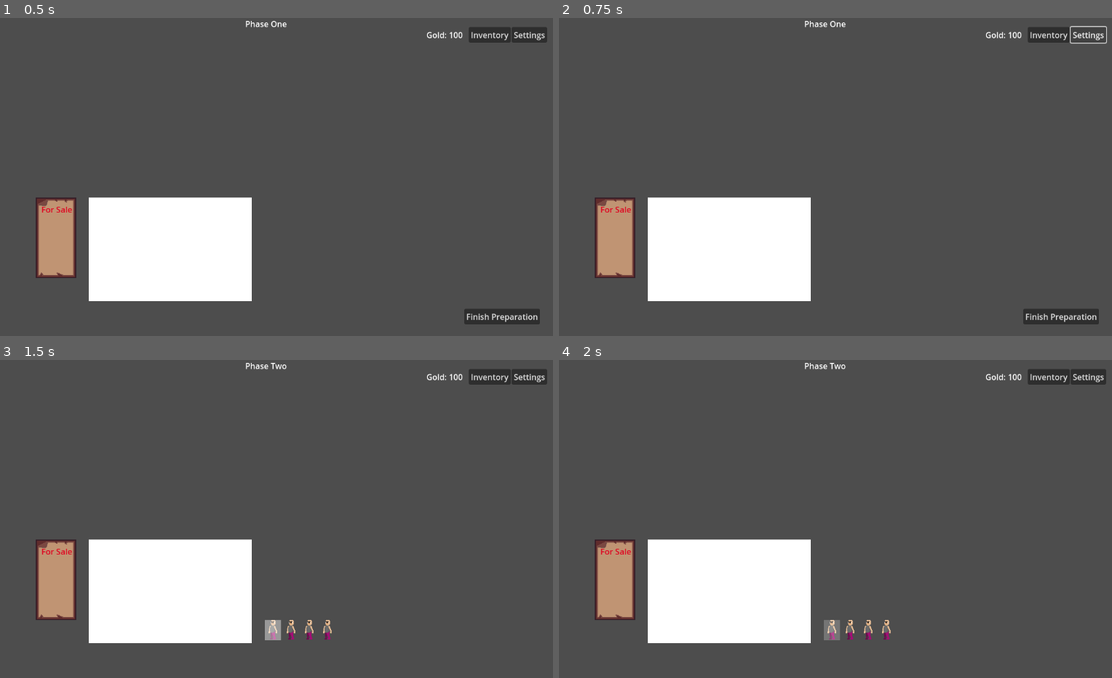
Above: before the commit, frames 1-4 (two rows, left to right).
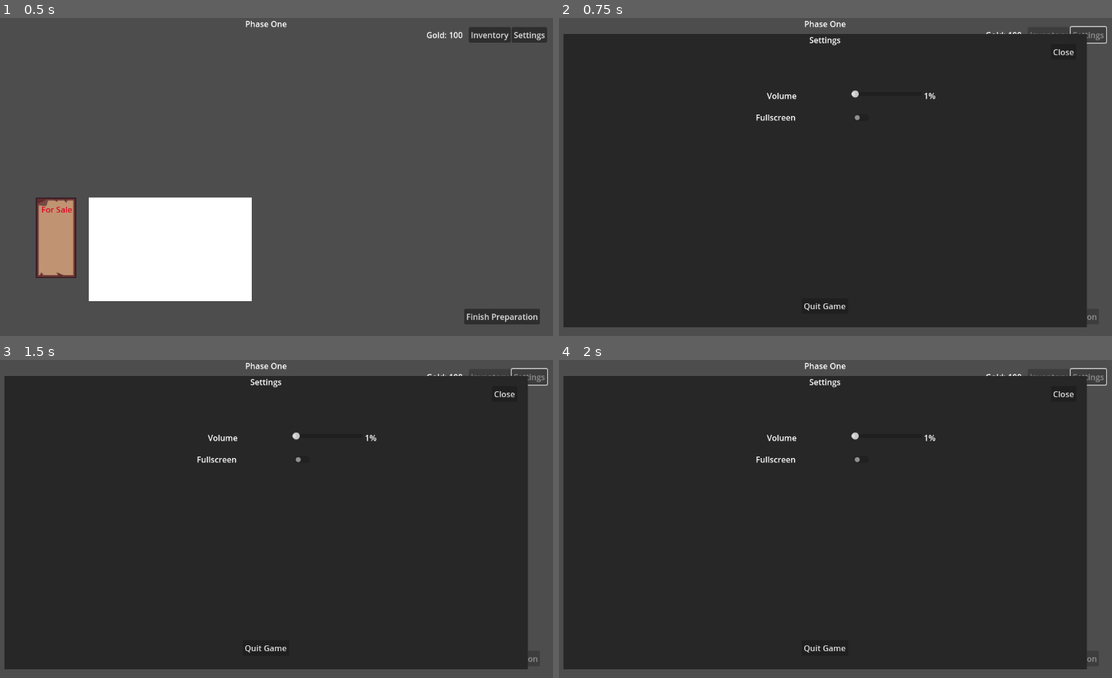
Above: after the commit, the same moments.

Repository: Missingreference/LDJam-58-Game
Game: Godot game, scene res://scenes/game.tscn
Two runs of this game, one before a commit and one after it. Both use one fixed random seed, a clock stepped at 60 frames per second and the inputs below.
Inputs (mouse positions are in pixels of both pictures, inside the frame that each line leads up to):
- Up to frame 1 (0.5 s): no input
- Up to frame 2 (0.75 s): click "Settings" at 0.5 s
- Up to frame 3 (1.5 s): click (503, 658) at 1.25 s, where only the run before the commit has a clickable "Finish Preparation"
- Up to frame 4 (2 s): no input

Frame 1 is identical in both runs. In frame 2, 86% of the frame differs, in the area x 0-99%, y 4-98%; in frame 3, 87%, in the area x 0-100%, y 0-98%; in frame 4, 87%.

Commit message:
Implement Settings and GamePopupMenu
-Moved Settings script to correct folder
-Renamed Settings.exited to closed

Diff:
--- a/scenes/game.tscn
+++ b/scenes/game.tscn
@@ -94,4 +94,4 @@
 position = Vector2(574, 517)
 
 [connection signal="pressed" from="InventoryButton" to="." method="_inventory_button_pressed"]
-[connection signal="pressed" from="SettingsButton" to="." method="_SettingsButtonPressed"]
+[connection signal="pressed" from="SettingsButton" to="." method="_settings_button_pressed"]
--- /dev/null
+++ b/scenes/popup_menu.tscn
@@ -0,0 +1,74 @@
+[gd_scene load_steps=2 format=3 uid="uid://npnl2hmblkin"]
+
+[ext_resource type="Script" uid="uid://44k18tpo0r5x" path="res://scripts/game_popup_menu.gd" id="1_1s2af"]
+
+[node name="PopupMenu" type="Control"]
+layout_mode = 3
+anchors_preset = 15
+anchor_right = 1.0
+anchor_bottom = 1.0
+grow_horizontal = 2
+grow_vertical = 2
+script = ExtResource("1_1s2af")
+
+[node name="ColorRect" type="ColorRect" parent="."]
+layout_mode = 0
+offset_left = 397.0
+offset_top = 160.0
+offset_right = 687.0
+offset_bottom = 355.0
+color = Color(0.19793725, 0.19793722, 0.19793722, 1)
+
+[node name="Title" type="Label" parent="ColorRect"]
+layout_mode = 1
+anchors_preset = 5
+anchor_left = 0.5
+anchor_right = 0.5
+offset_left = -22.5
+offset_right = 22.5
+offset_bottom = 23.0
+grow_horizontal = 2
+text = "[Title]"
+
+[node name="Message" type="Label" parent="ColorRect"]
+layout_mode = 1
+anchors_preset = 8
+anchor_left = 0.5
+anchor_top = 0.5
+anchor_right = 0.5
+anchor_bottom = 0.5
+offset_left = -21.0
+offset_top = -32.5
+offset_right = 24.0
+offset_bottom = -9.5
+grow_horizontal = 2
+grow_vertical = 2
+theme_override_font_sizes/font_size = 12
+text = "[Message]"
+
+[node name="ConfirmButton" type="Button" parent="ColorRect"]
+layout_mode = 1
+anchors_preset = 2
+anchor_top = 1.0
+anchor_bottom = 1.0
+offset_left = 31.0
+offset_top = -64.0
+offset_right = 102.0
+offset_bottom = -33.0
+grow_vertical = 0
+text = "Confirm"
+
+[node name="CancelButton" type="Button" parent="ColorRect"]
+layout_mode = 1
+anchors_preset = 3
+anchor_left = 1.0
+anchor_top = 1.0
+anchor_right = 1.0
+anchor_bottom = 1.0
+offset_left = -91.0
+offset_top = -64.0
+offset_right = -31.0
+offset_bottom = -33.0
+grow_horizontal = 0
+grow_vertical = 0
+text = "Cancel"
--- a/scenes/settings_menu.gd
+++ /dev/null
@@ -1,8 +0,0 @@
-class_name SettingsMenu
-extends Control
-
-signal exited
-
-func _ready() -> void:
-
-    pass
--- a/scenes/settings_menu.tscn
+++ b/scenes/settings_menu.tscn
@@ -1,6 +1,8 @@
-[gd_scene load_steps=2 format=3 uid="uid://delan87hbwk6k"]
+[gd_scene load_steps=3 format=3 uid="uid://delan87hbwk6k"]
 
-[ext_resource type="Script" uid="uid://663vaucrfb4d" path="res://scenes/settings_menu.gd" id="1_05p07"]
+[ext_resource type="Script" uid="uid://663vaucrfb4d" path="res://settings_menu.gd" id="1_05p07"]
+
+[sub_resource type="StyleBoxEmpty" id="StyleBoxEmpty_05p07"]
 
 [node name="SettingsMenu" type="Control"]
 layout_mode = 3
@@ -26,53 +28,62 @@
 layout_mode = 1
 anchors_preset = -1
 anchor_left = 0.15
-anchor_top = 0.075
+anchor_top = 0.19
 anchor_right = 0.85
 anchor_bottom = 0.88500005
+offset_left = 0.87997437
+offset_top = -0.20799255
+offset_right = 0.87994385
+offset_bottom = -0.20800781
 grow_horizontal = 2
 grow_vertical = 2
+theme_override_constants/separation = 20
 
 [node name="VolumeContainer" type="HBoxContainer" parent="ColorRect/VBoxContainer"]
 layout_mode = 2
 alignment = 1
 
 [node name="Label" type="Label" parent="ColorRect/VBoxContainer/VolumeContainer"]
+custom_minimum_size = Vector2(200, 0)
 layout_mode = 2
 text = "Volume"
+horizontal_alignment = 2
 
 [node name="Spacer" type="Control" parent="ColorRect/VBoxContainer/VolumeContainer"]
 custom_minimum_size = Vector2(100, 0)
 layout_mode = 2
 
 [node name="VolumeSlider" type="HSlider" parent="ColorRect/VBoxContainer/VolumeContainer"]
+custom_minimum_size = Vector2(140, 0)
+layout_mode = 2
+
+[node name="VolumePercentLabel" type="Label" parent="ColorRect/VBoxContainer/VolumeContainer"]
+custom_minimum_size = Vector2(60, 0)
+layout_mode = 2
+text = "100%"
+
+[node name="FullscreenContainer" type="HBoxContainer" parent="ColorRect/VBoxContainer"]
+layout_mode = 2
+alignment = 1
+
+[node name="Label" type="Label" parent="ColorRect/VBoxContainer/FullscreenContainer"]
+custom_minimum_size = Vector2(200, 0)
+layout_mode = 2
+text = "Fullscreen"
+horizontal_alignment = 2
+
+[node name="Spacer" type="Control" parent="ColorRect/VBoxContainer/FullscreenContainer"]
 custom_minimum_size = Vector2(100, 0)
 layout_mode = 2
 
-[node name="VolumePercentLabel" type="Label" parent="ColorRect/VBoxContainer/VolumeContainer"]
+[node name="CheckButton" type="CheckButton" parent="ColorRect/VBoxContainer/FullscreenContainer"]
+custom_minimum_size = Vector2(40, 0)
 layout_mode = 2
-text = "100%"
+theme_override_styles/focus = SubResource("StyleBoxEmpty_05p07")
 
-[node name="ResolutionContainer" type="HBoxContainer" parent="ColorRect/VBoxContainer"]
+[node name="Spacer2" type="Control" parent="ColorRect/VBoxContainer/FullscreenContainer"]
+custom_minimum_size = Vector2(160, 0)
 layout_mode = 2
-alignment = 1
-
-[node name="Label" type="Label" parent="ColorRect/VBoxContainer/ResolutionContainer"]
-layout_mode = 2
-text = "Resolution"
-horizontal_alignment = 2
-
-[node name="Spacer" type="Control" parent="ColorRect/VBoxContainer/ResolutionContainer"]
-custom_minimum_size = Vector2(100, 0)
-layout_mode = 2
-
-[node name="OptionButton" type="OptionButton" parent="ColorRect/VBoxContainer/ResolutionContainer"]
-layout_mode = 2
-selected = 0
-item_count = 2
-popup/item_0/text = "Test Element 1"
-popup/item_0/id = 0
-popup/item_1/text = "Test Element 2"
-popup/item_1/id = 1
 
 [node name="Title" type="Label" parent="ColorRect"]
 layout_mode = 1
@@ -111,3 +122,8 @@
 grow_horizontal = 2
 grow_vertical = 0
 text = "Quit Game"
+
+[connection signal="value_changed" from="ColorRect/VBoxContainer/VolumeContainer/VolumeSlider" to="." method="_volume_changed"]
+[connection signal="pressed" from="ColorRect/VBoxContainer/FullscreenContainer/CheckButton" to="." method="_fullscreen_checkbutton_pressed"]
+[connection signal="pressed" from="ColorRect/CloseButton" to="." method="_close_button_pressed"]
+[connection signal="pressed" from="ColorRect/QuitButton" to="." method="_quit_button_pressed"]
--- a/scripts/game.gd
+++ b/scripts/game.gd
@@ -115,8 +115,8 @@
 
     var settingsMenu: SettingsMenu = settings_menu_scene.instantiate()
     self.add_child(settingsMenu)
-    settingsMenu.global_position = get_viewport_rect().size / 2.0
-    settingsMenu.exited.connect(func():
+    #settingsMenu.global_position = get_viewport_rect().size / 2.0
+    settingsMenu.closed.connect(func():
         self.remove_child(settingsMenu)
         _enable_controls()
     )
--- /dev/null
+++ b/scripts/game_popup_menu.gd
@@ -0,0 +1,47 @@
+class_name GamePopupMenu
+extends Control
+
+signal confirmed
+signal cancelled
+
+@onready var titleLabel: Label = $ColorRect/Title
+@onready var messageLabel: Label = $ColorRect/Message
+@onready var confirmButton: Button = $ColorRect/ConfirmButton
+@onready var cancelButton: Button = $ColorRect/CancelButton
+
+static var _game_popup_menu_scene = preload("res://scenes/popup_menu.tscn")
+
+static func Create(title: String, message: String) -> GamePopupMenu:
+    var newPopupMenu:GamePopupMenu = _game_popup_menu_scene.instantiate()
+    newPopupMenu.SetTitle(title)
+    newPopupMenu.SetMessage(message)
+    return newPopupMenu
+
+var _title: String = ""
+var _message: String = ""
+
+func _ready() -> void:
+    confirmButton.pressed.connect(_on_confirm_button_pressed)
+    cancelButton.pressed.connect(_on_cancel_button_pressed)
+
+    titleLabel.text = _title
+    messageLabel.text = _message
+    pass
+
+func SetTitle(title: String):
+    _title = title
+    if titleLabel != null:
+        titleLabel.text = _title
+
+func SetMessage(message: String):
+    _message = message
+    if messageLabel != null:
+        messageLabel.text = message
+
+func _on_confirm_button_pressed():
+    confirmButton.disconnect("pressed", _on_confirm_button_pressed)
+    confirmed.emit()
+
+func _on_cancel_button_pressed():
+    cancelButton.disconnect("pressed", _on_cancel_button_pressed)
+    cancelled.emit()
--- /dev/null
+++ b/settings_menu.gd
@@ -0,0 +1,65 @@
+class_name SettingsMenu
+extends Control
+
+signal closed
+
+@onready var closeButton: Button = $ColorRect/CloseButton
+@onready var quitButton: Button = $ColorRect/QuitButton
+@onready var volumeSlider: Slider = $ColorRect/VBoxContainer/VolumeContainer/VolumeSlider
+@onready var volumePercentLabel: Label = $ColorRect/VBoxContainer/VolumeContainer/VolumePercentLabel
+@onready var fullscreenCheckButton: CheckButton = $ColorRect/VBoxContainer/FullscreenContainer/CheckButton
+
+func _ready() -> void:
+    #Volume Slider
+    var currentVolume = AudioServer.get_bus_volume_linear(AudioServer.get_bus_index("Master"))
+    volumePercentLabel.text = str(ceili(currentVolume)) + "%"
+
+    #Fullscreen toggle
+    if DisplayServer.window_get_mode() == DisplayServer.WindowMode.WINDOW_MODE_FULLSCREEN:
+        fullscreenCheckButton.set_pressed_no_signal(true)
+    else:
+        fullscreenCheckButton.set_pressed_no_signal(false)
+
+func _volume_changed(value: float):
+    AudioServer.set_bus_volume_linear(AudioServer.get_bus_index("Master"), value)
+    volumePercentLabel.text = str(ceili(value)) + "%"
+    pass
+
+func _fullscreen_checkbutton_pressed():
+    if fullscreenCheckButton.button_pressed:
+        DisplayServer.window_set_mode(DisplayServer.WINDOW_MODE_FULLSCREEN)
+    else:
+        DisplayServer.window_set_mode(DisplayServer.WINDOW_MODE_WINDOWED)
+
+func _close_button_pressed():
+    _disable_controls()
+    closed.emit()
+    pass
+
+func _quit_button_pressed():
+    _disable_controls()
+
+    var popupMenu: GamePopupMenu = GamePopupMenu.Create("Quit Game?", "All progress will be lost.")
+    self.add_child(popupMenu)
+    popupMenu.confirmed.connect(func():
+        get_tree().quit()
+    )
+
+    popupMenu.cancelled.connect(func():
+        self.remove_child(popupMenu)
+        _enable_controls()
+    )
+
+func _enable_controls():
+    closeButton.disabled = false
+    quitButton.disabled = false
+    volumeSlider.editable = true
+    fullscreenCheckButton.disabled = false
+    pass
+
+func _disable_controls():
+    closeButton.disabled = true
+    quitButton.disabled = true
+    volumeSlider.editable = false
+    fullscreenCheckButton.disabled = true
+    pass
Not shown, added: scripts/game_popup_menu.gd.uid
Renamed: scenes/settings_menu.gd.uid -> settings_menu.gd.uid
